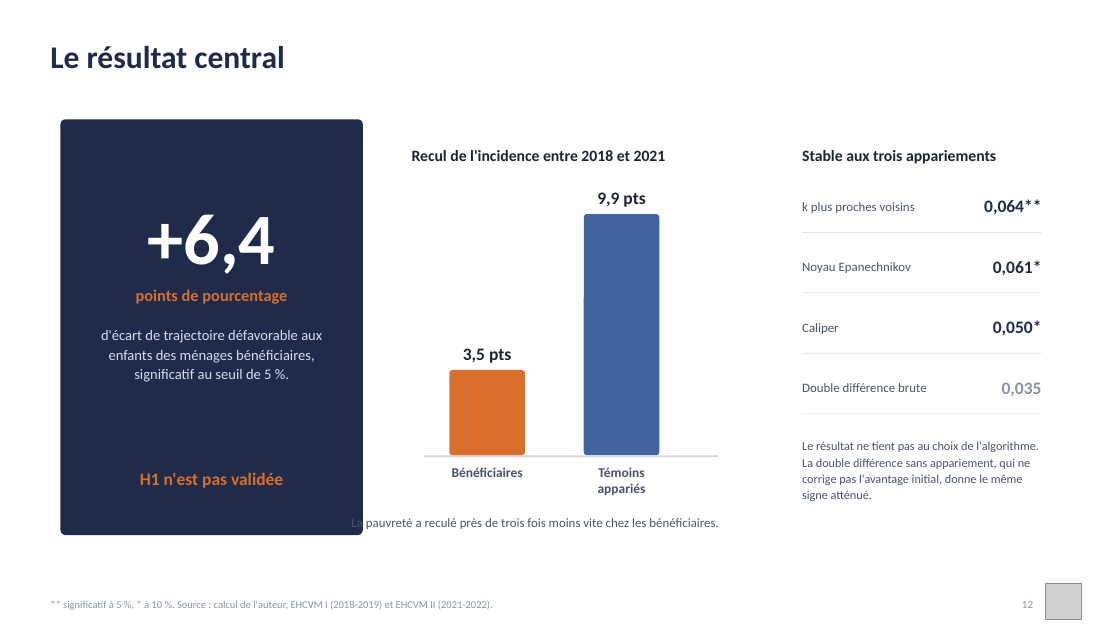
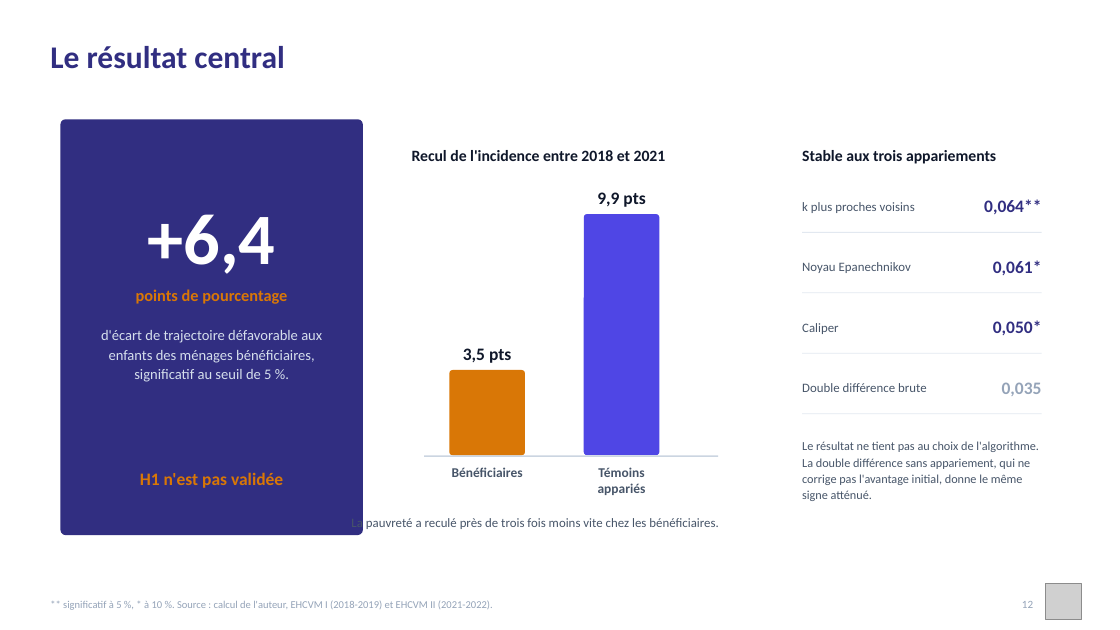
Before and after one commit to JODRAFF9/MEMOIRE, a slide deck: slide 12 of infographie/presentation_infographique.pptx. Drawn at 1120x630 pixels with LibreOffice and Linux fonts; fonts in the diff are those of the drawing; grey boxes stand for pictures. Boxes give left, top, right and bottom in pixels: in the first picture for what was removed or moved away, otherwise in the second. Text is boxed around its words. In the diff, an @@ line names an element or a change of style, - is before the commit and + after.

```diff
--- a/infographie/presentation_infographique.pptx
+++ b/infographie/presentation_infographique.pptx
@@ rounded rectangle at (60,119,363,535): fill #1E2B4A to #312E81 @@
@@ rounded rectangle at (584,214,660,455): fill #41639E to #4F46E5 @@
@@ text "points de pourcentage" at (136,289,287,304): text colour #D96F2B to #D97706 @@
@@ text colour #1E2B4A to #312E81 in 4 elements at (50,46,284,69), (984,199,1041,214), (993,260,1042,275), (993,320,1042,335) @@
@@ rounded rectangle at (450,371,525,455): fill #D96F2B to #D97706 @@
@@ text "H1 n'est pas validée" at (140,472,283,488): text colour #D96F2B to #D97706 @@
@@ rectangle at (424,455,718,457): fill #CFD4DD to #CBD5E1 @@
@@ text "La pauvreté a reculé près ..." at (351,515,718,531): text colour #4A5468 to #475569 @@
@@ text colour #8A93A5 to #94A3B8 in 3 elements at (1002,382,1042,396), (63,601,493,610), (1022,601,1033,608) @@
```
Also in this commit, not shown: 20 other slides changed, 2 other files.
